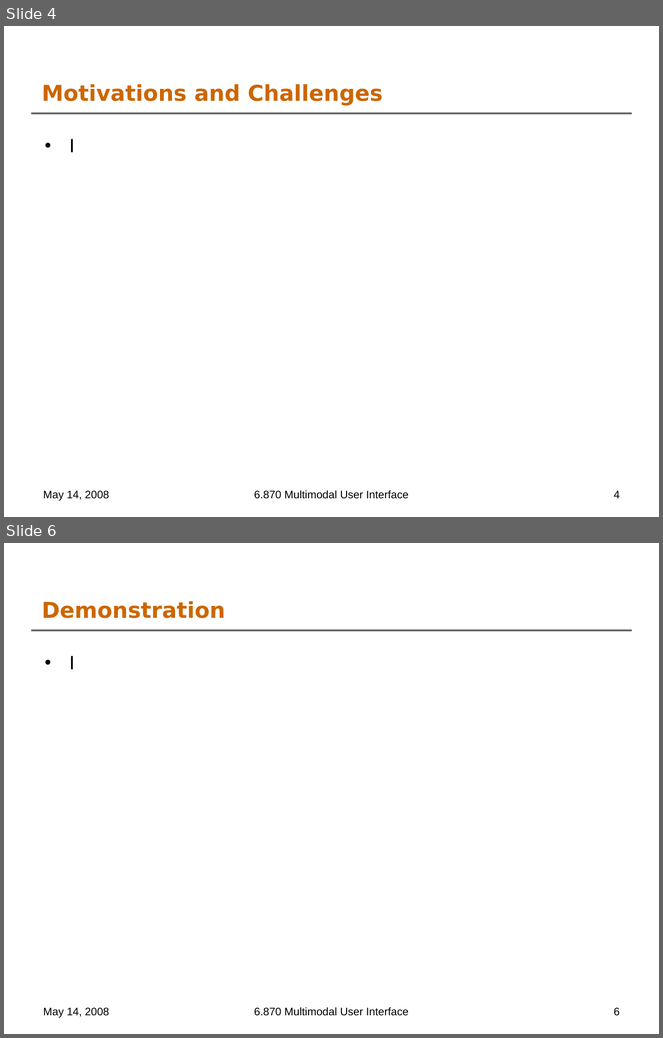
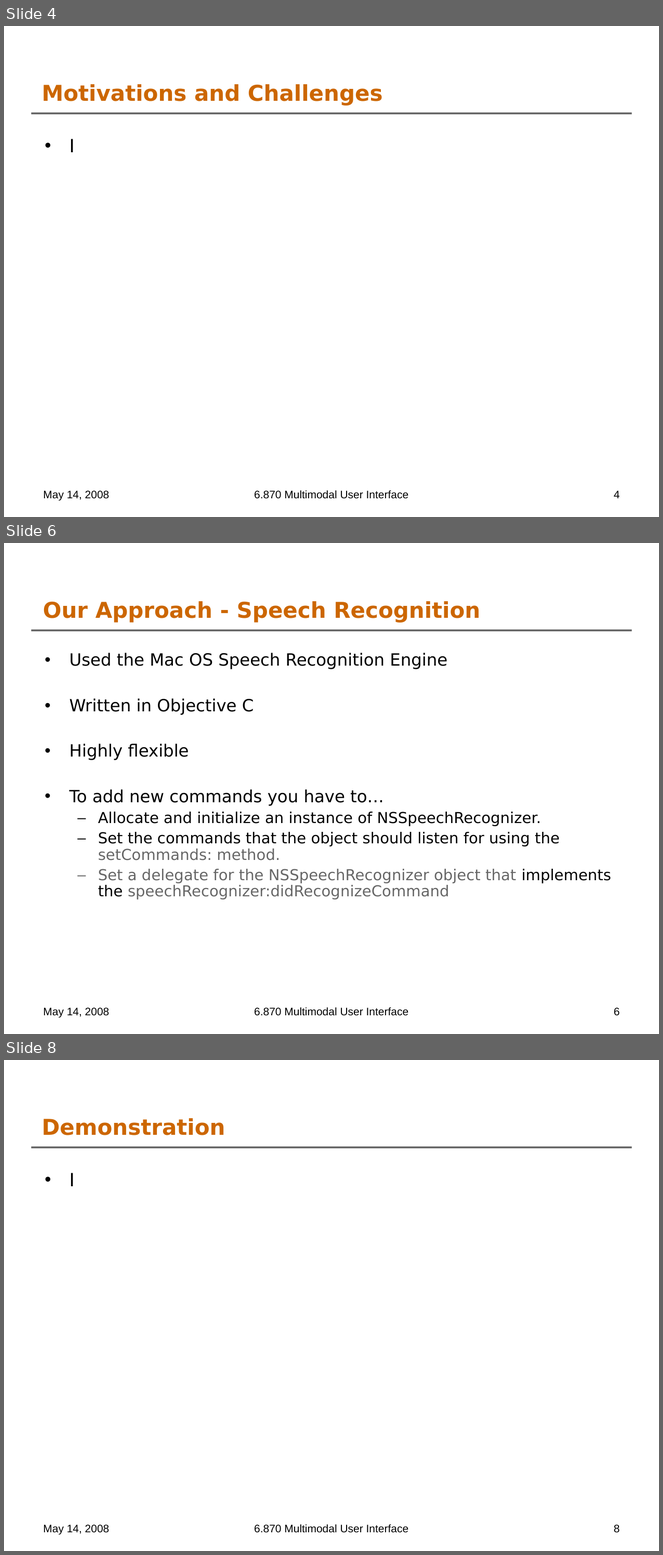
Before and after one commit to oshanis/webnnel, a slide deck: docs/6.870 Final Project Presentation.ppt. Shown one above the other, each under a label of ours: slides 4 and 6 before the commit, slides 4, 6 and 8 after it; the slides between them are not shown. The pictures are 663x1038 and 663x1555 pixels, drawn with LibreOffice and Linux fonts; fonts in the diff are those of the drawing; background and template pictures are left out. Boxes give left, top, right and bottom in pixels: in the first picture for what was removed or moved away, otherwise in the second. Text is boxed around its words. In the diff, an @@ line names an element or a change of style, - is before the commit and + after.

```diff
--- a/docs/6.870 Final Project Presentation.ppt
+++ b/docs/6.870 Final Project Presentation.ppt
@@ slide 6 added at (4,543,659,1034), background #FFFFFF; not listed: 1 template element that a slide beside it also shows @@
@@ title added at (43,601,480,623), 24 pt, text #CC6600, bold @@
+Our Approach - Speech Recognition
@@ text added at (70,653,611,900), 16.6 pt, text #000000 @@
+• Used the Mac OS Speech Recognition Engine
+• Written in Objective C
+• Highly flexible
+• To add new commands you have to…
+  – Allocate and initialize an instance of NSSpeechRecognizer.
+  – Set the commands that the object should listen for using the setCommands: method.
+  – Set a delegate for the NSSpeechRecognizer object that implements the speechRecognizer:didRecognizeCommand
@@ text added at (43,1008,110,1018), 12 pt, text #000000 @@
+May 14, 2008
@@ text added at (254,1007,409,1016), 12 pt, text #000000 @@
+6.870 Multimodal User Interface
@@ page number added at (614,1008,620,1016), 12 pt, text #000000 @@
+6
@@ what was slide 6 is now slide 8 @@
@@ page number at (614,1525,620,1533): text changed @@
-6
+8
```
Also in this commit, not shown: 4 slides changed, 1 other slide added.
